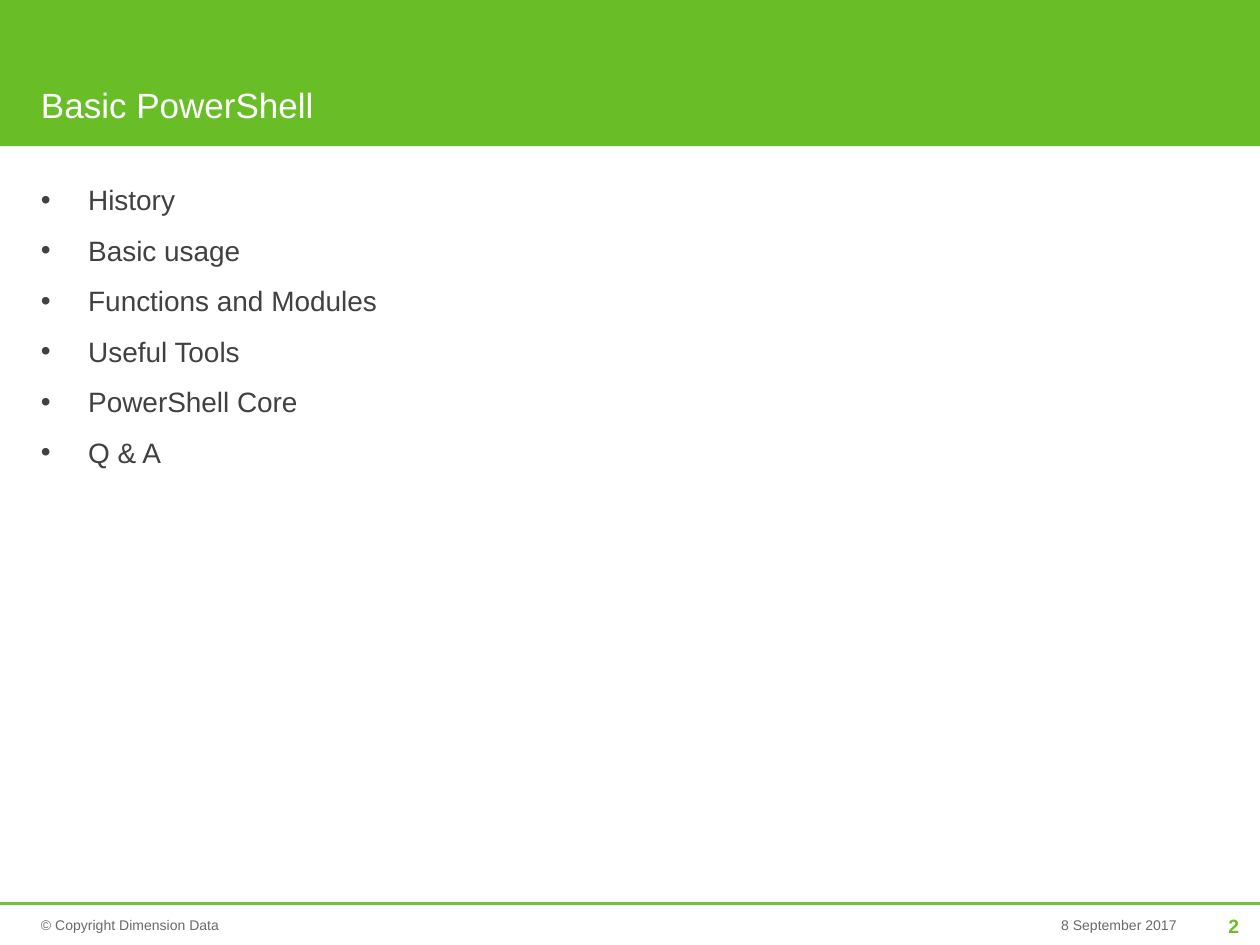
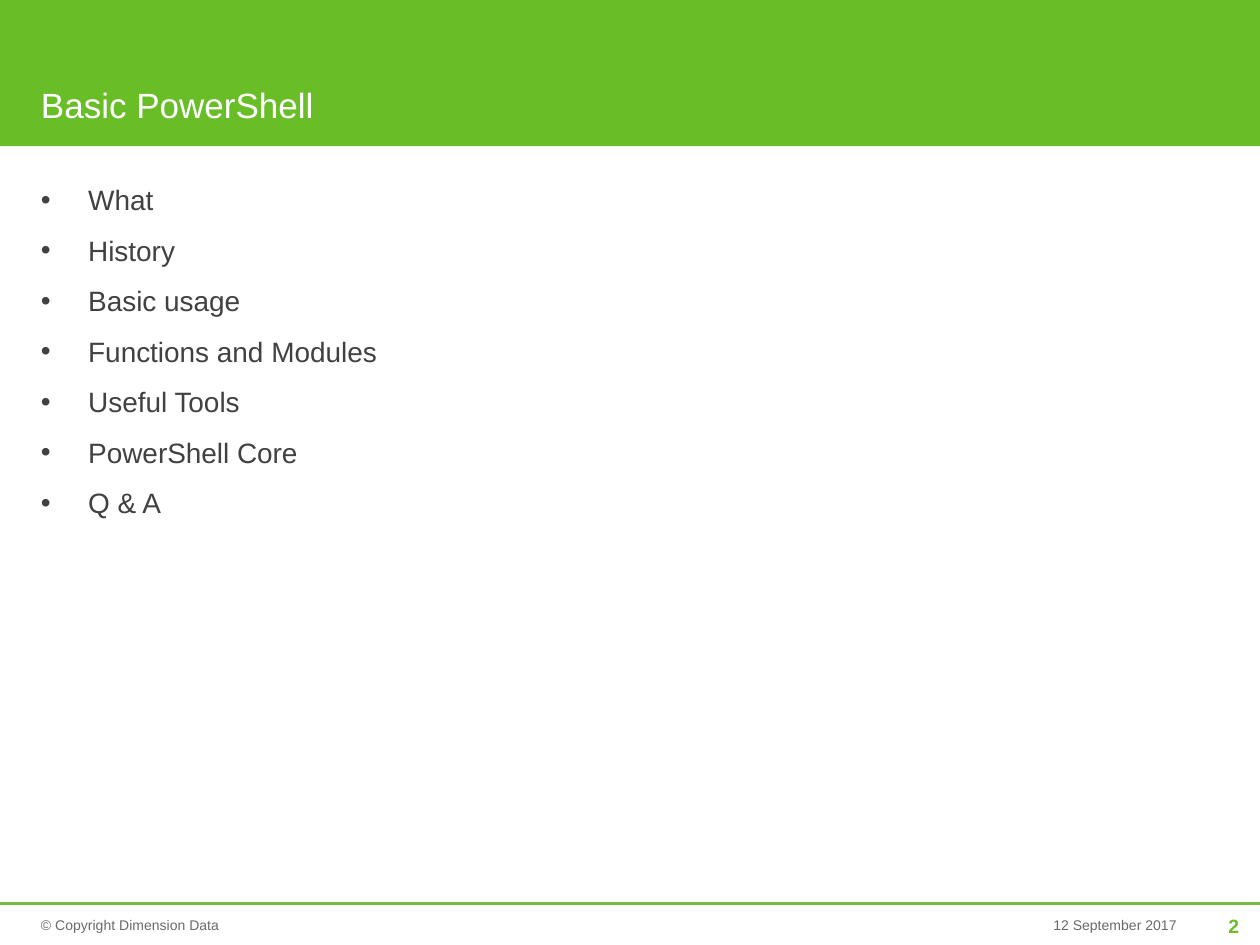
Before and after one commit to mjrio/mjr-tooling-poweshell, a slide deck: slide 2 of BasicPowerShell.pptx. Drawn at 1260x945 pixels with LibreOffice and Linux fonts; fonts in the diff are those of the drawing; background and template pictures are left out. Boxes give left, top, right and bottom in pixels: in the first picture for what was removed or moved away, otherwise in the second. Text is boxed around its words. In the diff, an @@ line names an element or a change of style, - is before the commit and + after.

Commit message:
Added basic concepts, commands and history

```diff
--- a/BasicPowerShell.pptx
+++ b/BasicPowerShell.pptx
@@ text at [88,189,153,211]: paragraph added @@
+• What
@@ text at [1053,920,1176,933]: text changed @@
-8 September 2017
+12 September 2017
```
Also in this commit, not shown: 29 other slides changed, 7 slides added, 3 slides removed, 1 other file.
